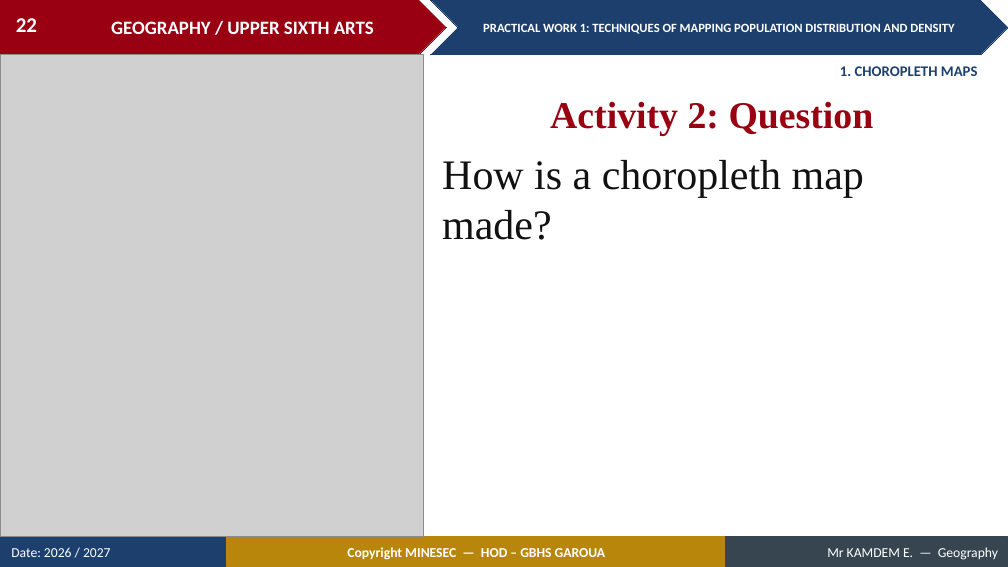
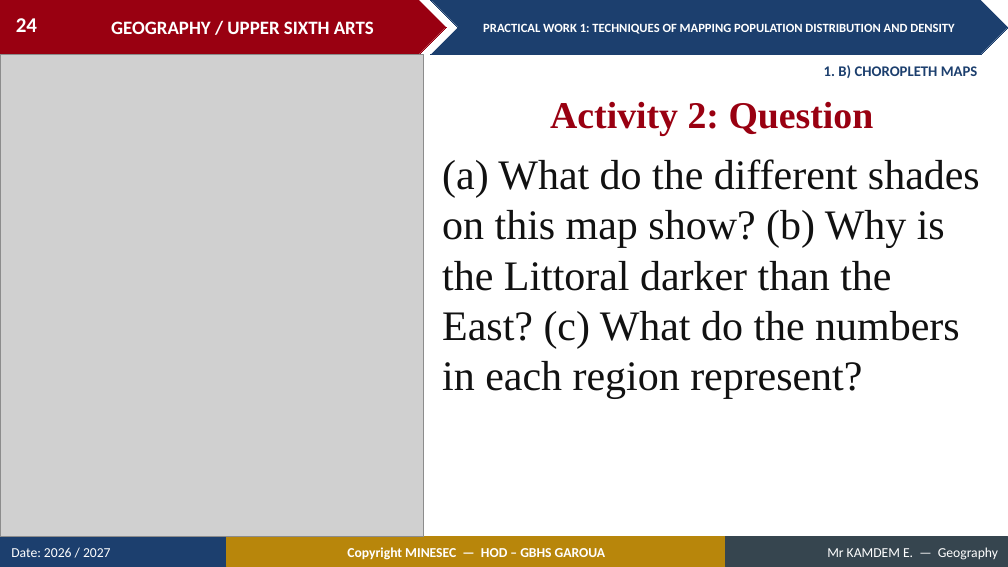
Before and after one commit to Berthautk/linea-github, a slide deck: slide 24 of lecons/USA/Population Geography/03_USA_POP_PW01_Techniques_of_Mapping_Population_Distribution_and_Density.pptx (slide 22 before the commit). Drawn at 1008x567 pixels with LibreOffice and Linux fonts; fonts in the diff are those of the drawing; grey boxes stand for pictures. Boxes give left, top, right and bottom in pixels: in the first picture for what was removed or moved away, otherwise in the second. Text is boxed around its words. In the diff, an @@ line names an element or a change of style, - is before the commit and + after.

```diff
--- a/lecons/USA/Population Geography/03_USA_POP_PW01_Techniques_of_Mapping_Population_Distribution_and_Density.pptx
+++ b/lecons/USA/Population Geography/03_USA_POP_PW01_Techniques_of_Mapping_Population_Distribution_and_Density.pptx
@@ page number at (x1=16, y1=18, x2=37, y2=32): text changed @@
-22
+24
@@ text at (x1=824, y1=65, x2=978, y2=78): text changed @@
-1. CHOROPLETH MAPS
+1. B) CHOROPLETH MAPS
@@ text at (x1=442, y1=159, x2=980, y2=399): text changed @@
-How is a choropleth map made?
+(a) What do the different shades on this map show? (b) Why is the Littoral darker than the East? (c) What do the numbers in each region represent?
```
Also in this commit, not shown: 36 other slides changed, 32 slides added, 10 slides removed, 9 other files.
